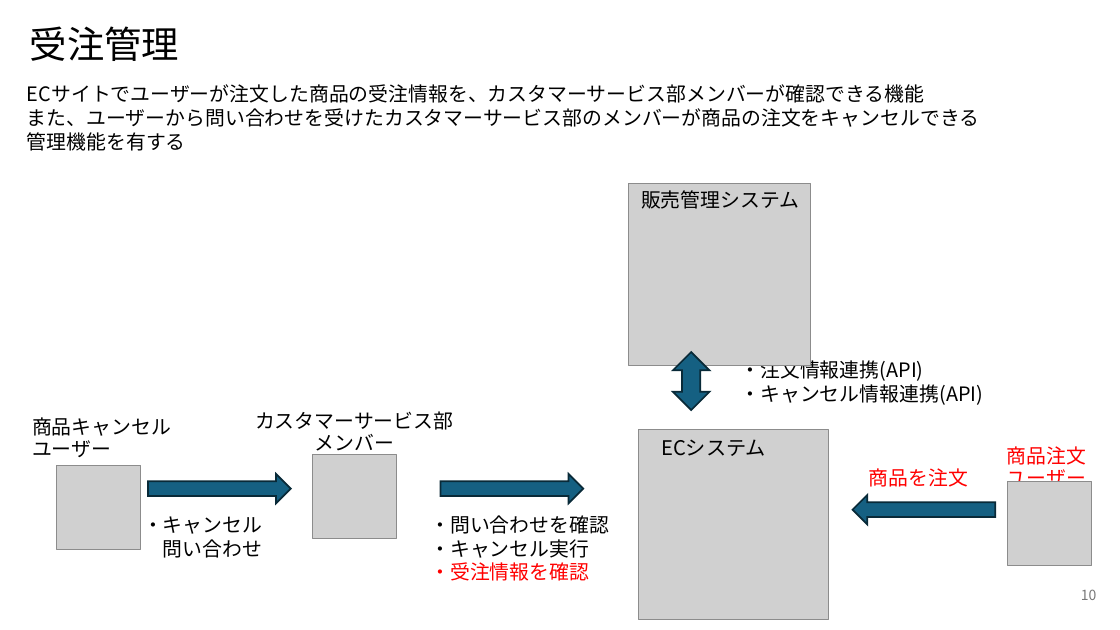
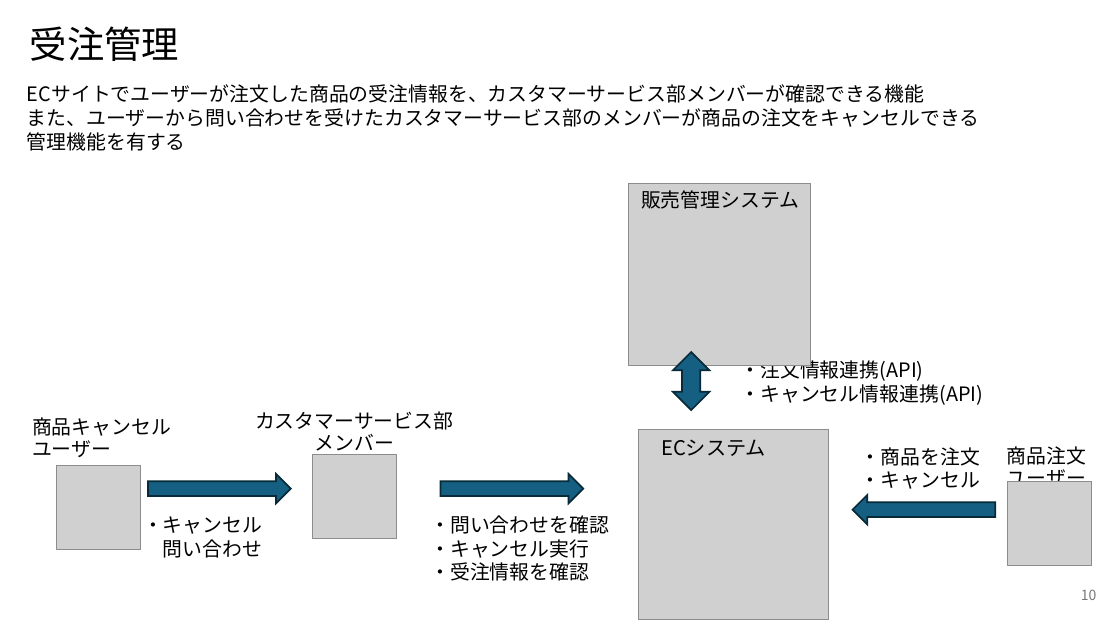
Before and after one commit to NaoyaIshizumi-Pasona/pm-cause-ec, a slide deck: slide 10 of 提案書/別紙1_サイト利用者の業務概要図.pptx. Drawn at 1120x630 pixels with LibreOffice and Linux fonts; fonts in the diff are those of the drawing; grey boxes stand for pictures. Boxes give left, top, right and bottom in pixels: in the first picture for what was removed or moved away, otherwise in the second. Text is boxed around its words. In the diff, an @@ line names an element or a change of style, - is before the commit and + after.

```diff
--- a/提案書/別紙1_サイト利用者の業務概要図.pptx
+++ b/提案書/別紙1_サイト利用者の業務概要図.pptx
@@ text at bbox=[861, 447, 980, 494]: text changed; text colour #FF0000 to #000000 @@
-商品を注文
+・商品を注文
+・キャンセル
@@ text "商品注文ユーザー" at bbox=[1007, 446, 1086, 491]: text colour #FF0000 to #000000 @@
@@ text at bbox=[430, 562, 589, 581]: text colour #FF0000 to #000000 in "・受注情報を確認" @@
```
Also in this commit, not shown: 8 other slides changed, 1 slide added, 3 other files.
